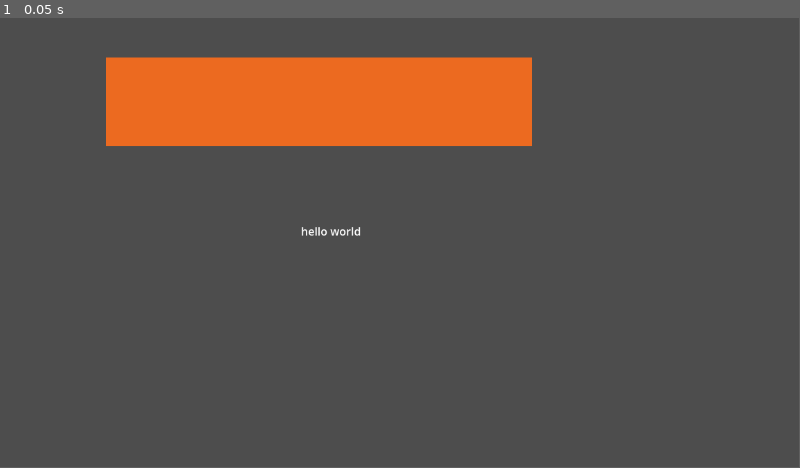
Above: before the commit, frame 1.
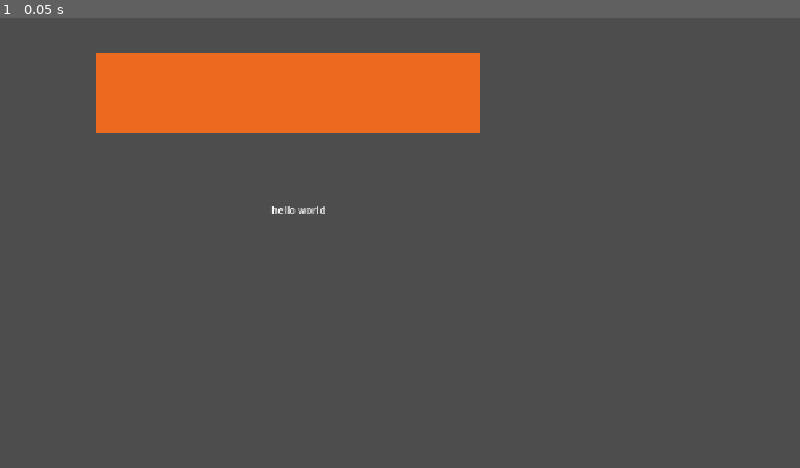
Above: after the commit, the same moment.

Repository: Topeni/Mini-Jam-214
Game: Godot game, scene res://scenes/main.tscn
Two runs of this game, one before a commit and one after it. Both use one fixed random seed, a clock stepped at 60 frames per second and the inputs below.
Inputs:
- Up to frame 1 (0.05 s): no input
The window is 799x449 before the commit and 800x450 after it. Grey fills any space a smaller window leaves; there, only what the larger window draws over its background counts as a difference.

The runs differ from the first frame. In frame 1, 3.5% of the frame differs, in the area x 12-67%, y 7-49%.

Commit message:
Changed default window baheaviour

Diff:
--- a/project.godot
+++ b/project.godot
@@ -15,6 +15,12 @@
 config/features=PackedStringArray("4.6", "GL Compatibility")
 config/icon="res://icon.svg"
 
+[display]
+
+window/size/viewport_width=1280
+window/size/viewport_height=720
+window/stretch/mode="canvas_items"
+
 [physics]
 
 3d/physics_engine="Jolt Physics"
